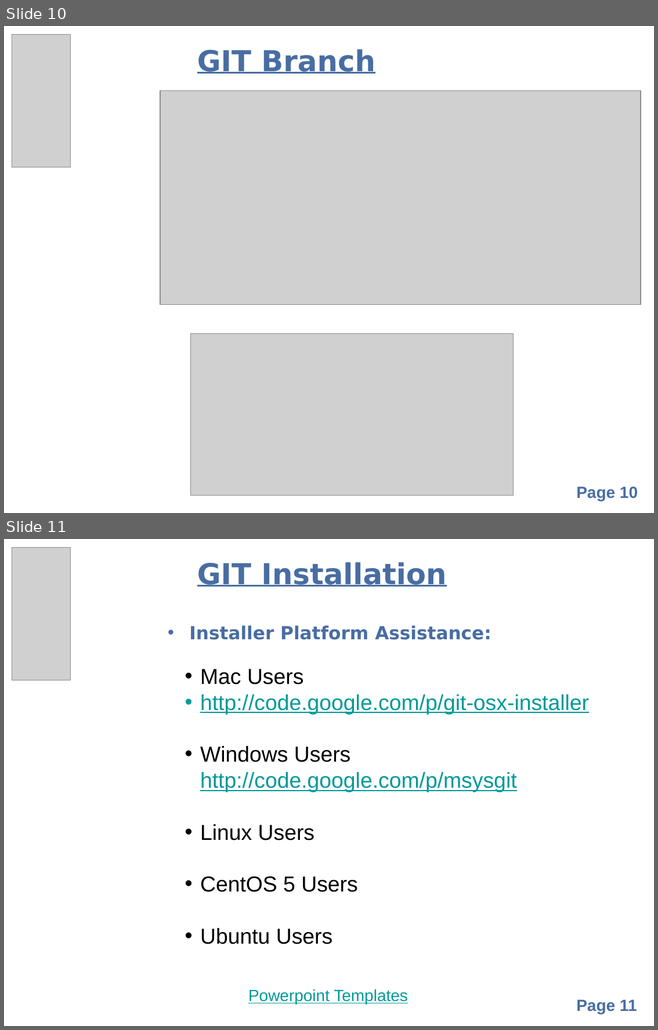
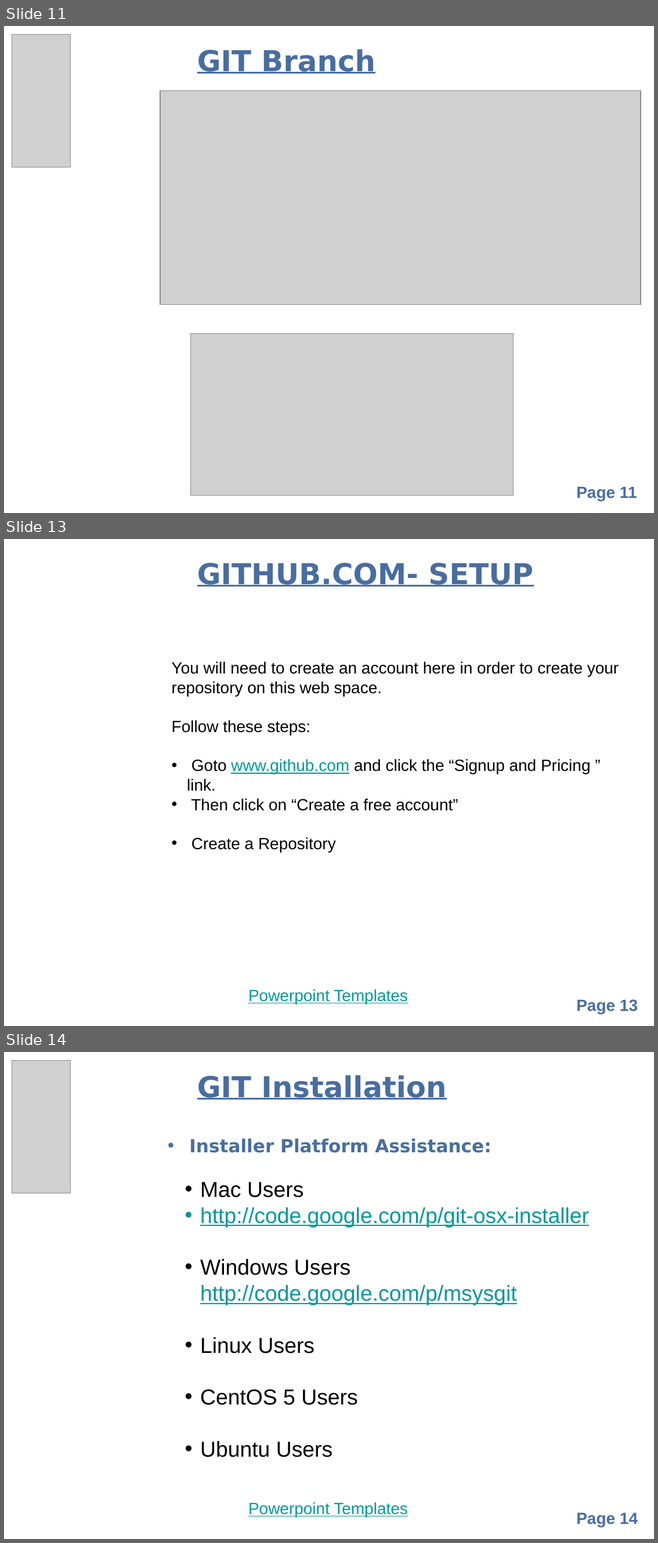
Before and after one commit to balarkrishnan/organizational, a slide deck: GitHub.pptx. Shown one above the other, each under a label of ours: slides 10 and 11 before the commit, slides 11, 13 and 14 after it; the slides between them are not shown. The pictures are 658x1030 and 658x1543 pixels, drawn with LibreOffice and Linux fonts; fonts in the diff are those of the drawing; grey boxes stand for pictures; background and template pictures are left out. Boxes give left, top, right and bottom in pixels: in the first picture for what was removed or moved away, otherwise in the second. Text is boxed around its words. In the diff, an @@ line names an element or a change of style, - is before the commit and + after.

```diff
--- a/GitHub.pptx
+++ b/GitHub.pptx
@@ slide 13 added at [4,539,654,1026], background picture (left out); not listed: 2 template elements that a slide beside it also shows @@
@@ text added at [197,563,533,587], 32 pt, text #486DA2, bold, underline @@
+GITHUB.COM- SETUP
@@ text added at [172,661,618,811], 18 pt, text #000000 @@
+You will need to create an account here in order to create your repository on this web space.
+Follow these steps:
+• Goto www.github.com and click the “Signup and Pricing ” link.
+• Then click on “Create a free account”
+• Create a Repository
@@ what was slide 10 is now slide 11 @@
@@ page number at [576,487,637,501]: text changed @@
-Page 10
+Page 11
@@ what was slide 11 is now slide 14 @@
@@ page number at [576,1513,637,1527]: text changed @@
-Page 11
+Page 14
```
Also in this commit, not shown: 6 slides changed, 3 other slides added, 1 slide removed.
